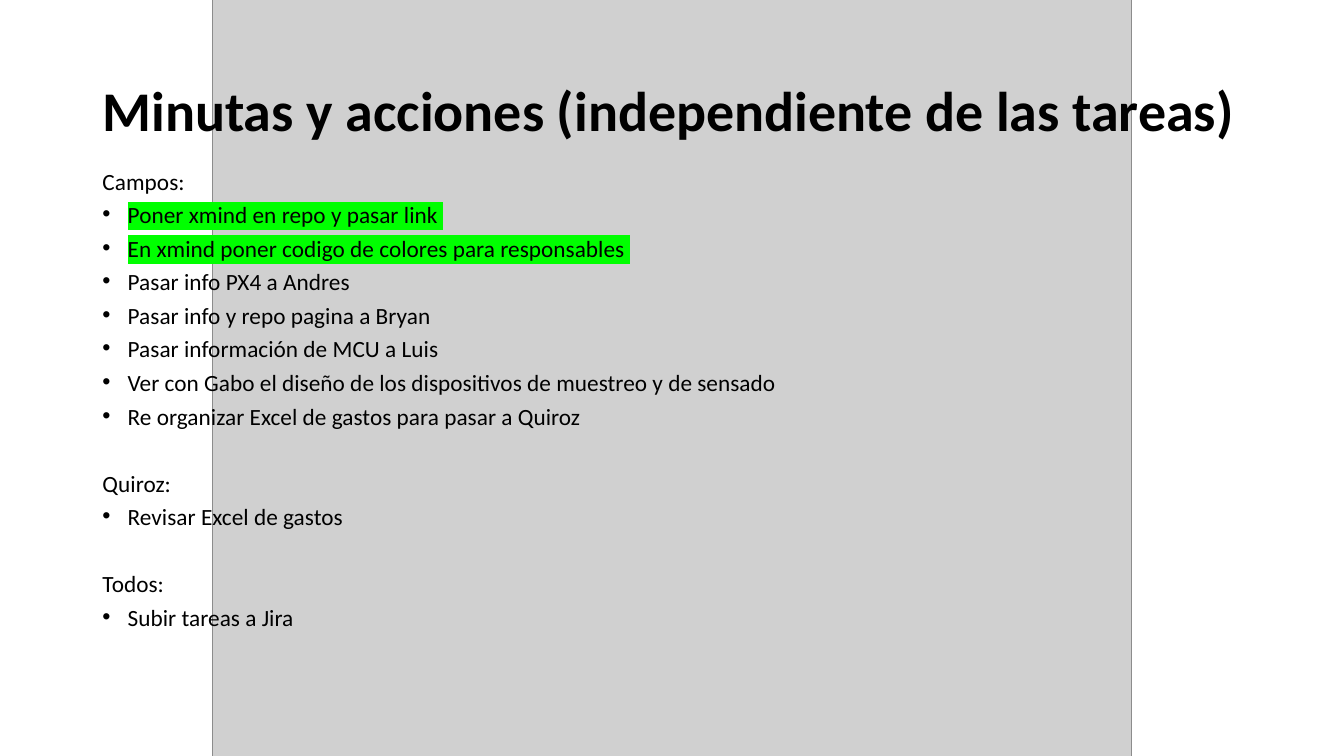
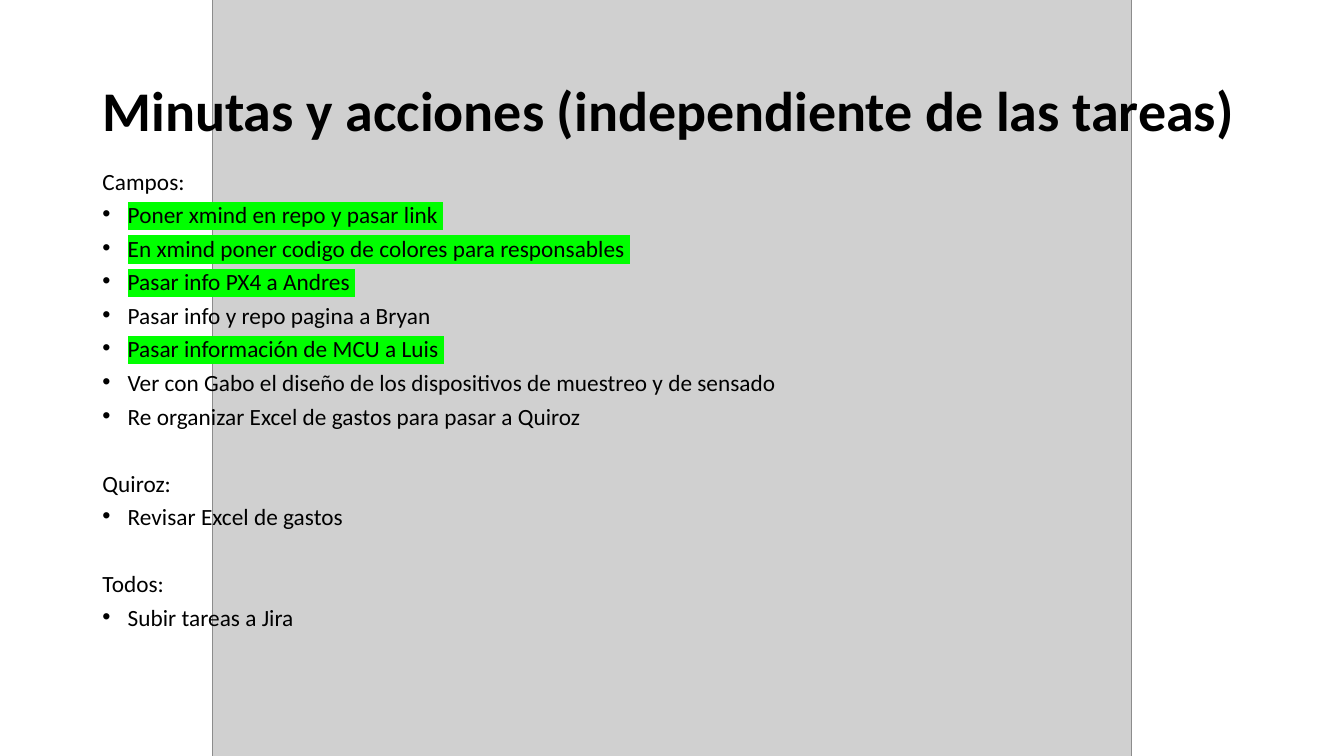
Before and after one commit to CustomRobotics/HeinekenChallenge2023, a slide deck: slide 8 of Documentos/Administración de Proyecto/01 - Reunion 11 sep 23 - Kick off & role definition.pptx. Drawn at 1344x756 pixels with LibreOffice and Linux fonts; fonts in the diff are those of the drawing; grey boxes stand for pictures. Boxes give left, top, right and bottom in pixels: in the first picture for what was removed or moved away, otherwise in the second. Text is boxed around its words. In the diff, an @@ line names an element or a change of style, - is before the commit and + after.

```diff
--- a/Documentos/Administración de Proyecto/01 - Reunion 11 sep 23 - Kick off & role definition.pptx
+++ b/Documentos/Administración de Proyecto/01 - Reunion 11 sep 23 - Kick off & role definition.pptx
@@ text at (128, 274, 438, 357): highlight none to #00FF00 in "Pasar info PX4 a Andres", "Pasar información de MCU a Luis" @@
```
Also in this commit, not shown: 1 other file.
